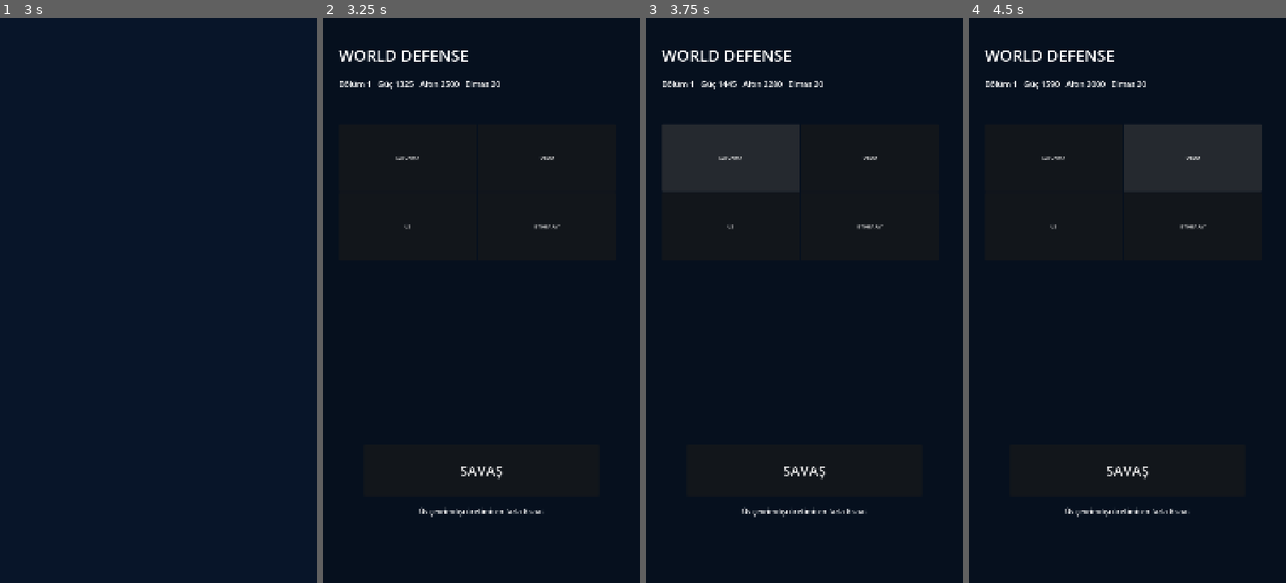
Above: before the commit, frames 1-4 (left to right).
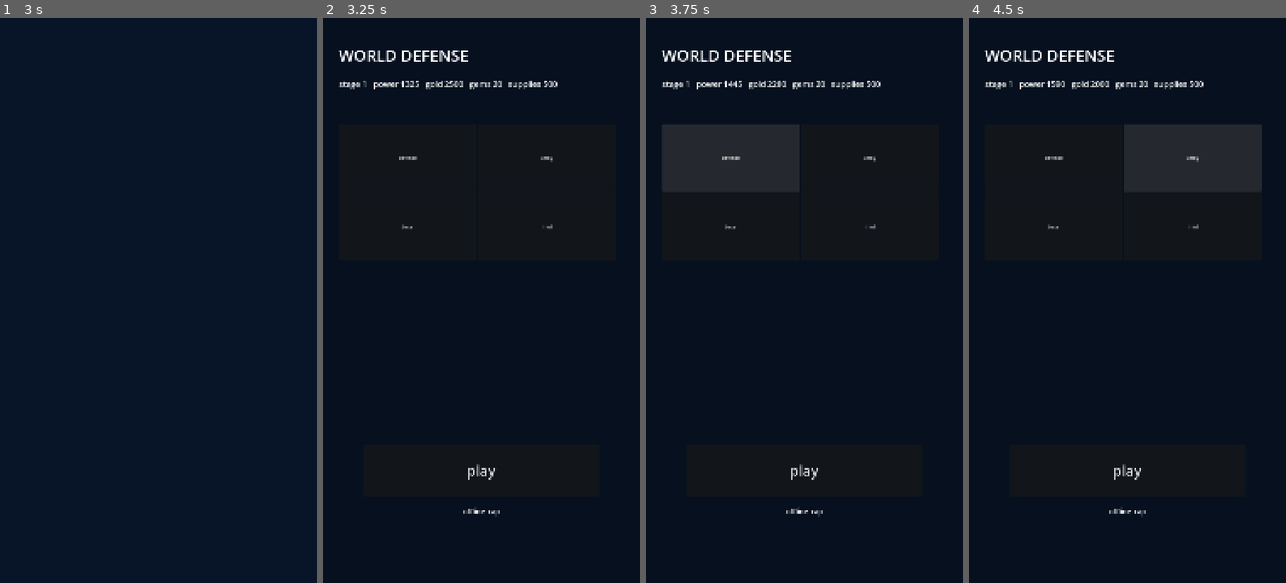
Above: after the commit, the same moments.

Repository: olcereray2-ship-it/world-defense
Game: Godot game, scene res://scenes/Boot.tscn
Two runs of this game, one before a commit and one after it. Both use one fixed random seed, a clock stepped at 60 frames per second and the inputs below.
Inputs:
- Up to frame 1 (3 s): no input
- Up to frame 2 (3.25 s): no input
- Up to frame 3 (3.75 s): click "SAVUNMA" (after the commit: "defense") at 3.5 s
- Up to frame 4 (4.5 s): click "ORDU" (after the commit: "army") at 4.25 s

Frame 1 is identical in both runs. In frame 2, 1.1% of the frame differs, in the area x 4-75%, y 11-89%; in frame 3, 1.1%; in frame 4, 1.1%.
Error after the commit: Invalid call. Nonexistent function 'get_csv_line' in base 'String'. (res://scripts/localization_manager.gd:23)

Commit message:
Fix persistence and localization in main_menu.gd

Diff:
--- a/scripts/main_menu.gd
+++ b/scripts/main_menu.gd
@@ -1,28 +1,58 @@
 extends Control
+
 func _ready():
  print("WORLD_DEFENSE_MAIN_MENU_READY")
  $Play.pressed.connect(_battle)
- $Cards/Defense.pressed.connect(func(): _upgrade("tower","machine_gun"))
- $Cards/Army.pressed.connect(func(): _upgrade("unit","infantry"))
+ $Cards/Defense.pressed.connect(func():_upgrade("tower","machine_gun"))
+ $Cards/Army.pressed.connect(func():_upgrade("unit","infantry"))
  $Cards/Base.pressed.connect(_collect)
  $Cards/Intel.pressed.connect(_intel)
+ _apply_text()
  _refresh()
+
+func _apply_text():
+ $Cards/Defense.text=LocalizationManager.text("defense")
+ $Cards/Army.text=LocalizationManager.text("army")
+ $Cards/Base.text=LocalizationManager.text("base")
+ $Cards/Intel.text=LocalizationManager.text("intel")
+ $Play.text=LocalizationManager.text("play")
+
 func _battle():
  print("WORLD_DEFENSE_BUTTON_PLAY")
- get_tree().change_scene_to_file("res://scenes/Battle.tscn")
+ var err=get_tree().change_scene_to_file("res://scenes/Battle.tscn")
+ if err!=OK:push_error("WORLD_DEFENSE_BATTLE_CHANGE_FAILED:%s"%err)
+
 func _upgrade(group:String,key:String):
  print("WORLD_DEFENSE_BUTTON_DEFENSE" if group=="tower" else "WORLD_DEFENSE_BUTTON_ARMY")
  var levels=GameState.tower_levels if group=="tower" else GameState.unit_levels
- var lv=int(levels[key]); var cost=Progression.upgrade_cost(lv,group)
- if lv<100 and GameState.gold>=cost:
-  GameState.gold-=cost; levels[key]=lv+1; GameState.save_game(); _refresh()
+ if not levels.has(key):return
+ var lv=clampi(int(levels[key]),1,100)
+ if lv>=100:return
+ var cost=Progression.upgrade_cost(lv,group)
+ if GameState.gold>=cost:
+  GameState.gold-=cost
+  levels[key]=lv+1
+  GameState.save_game()
+  _refresh()
+
 func _collect():
  print("WORLD_DEFENSE_BUTTON_BASE")
  var r=BaseEconomy.offline_reward(GameState.facility_levels,GameState.offline_hours())
- GameState.gold+=int(r.gold); GameState.save_game(); _refresh()
+ GameState.gold+=int(r.get("gold",0))
+ GameState.supplies+=int(r.get("supplies",0))
+ GameState.mark_offline_claimed()
+ GameState.save_game()
+ _refresh()
+
 func _intel():
  print("WORLD_DEFENSE_BUTTON_INTEL")
- $Offline.text=RadarSystem.intel(min(100,GameState.stage),1)
+ $Offline.text=RadarSystem.intel(mini(100,GameState.stage),1)
+
 func _refresh():
- $Stats.text="Bölüm %d   Güç %d   Altın %d   Elmas %d"%[GameState.stage,GameState.power(),GameState.gold,GameState.gems]
- $Offline.text="Üs çevrimdışı üretimi: en fazla 6 saat"
+ $Stats.text="%s %d   %s %d   %s %d   %s %d   %s %d"%[
+  LocalizationManager.text("stage"),GameState.stage,
+  LocalizationManager.text("power"),GameState.power(),
+  LocalizationManager.text("gold"),GameState.gold,
+  LocalizationManager.text("gems"),GameState.gems,
+  LocalizationManager.text("supplies"),GameState.supplies]
+ $Offline.text=LocalizationManager.text("offline_cap")
